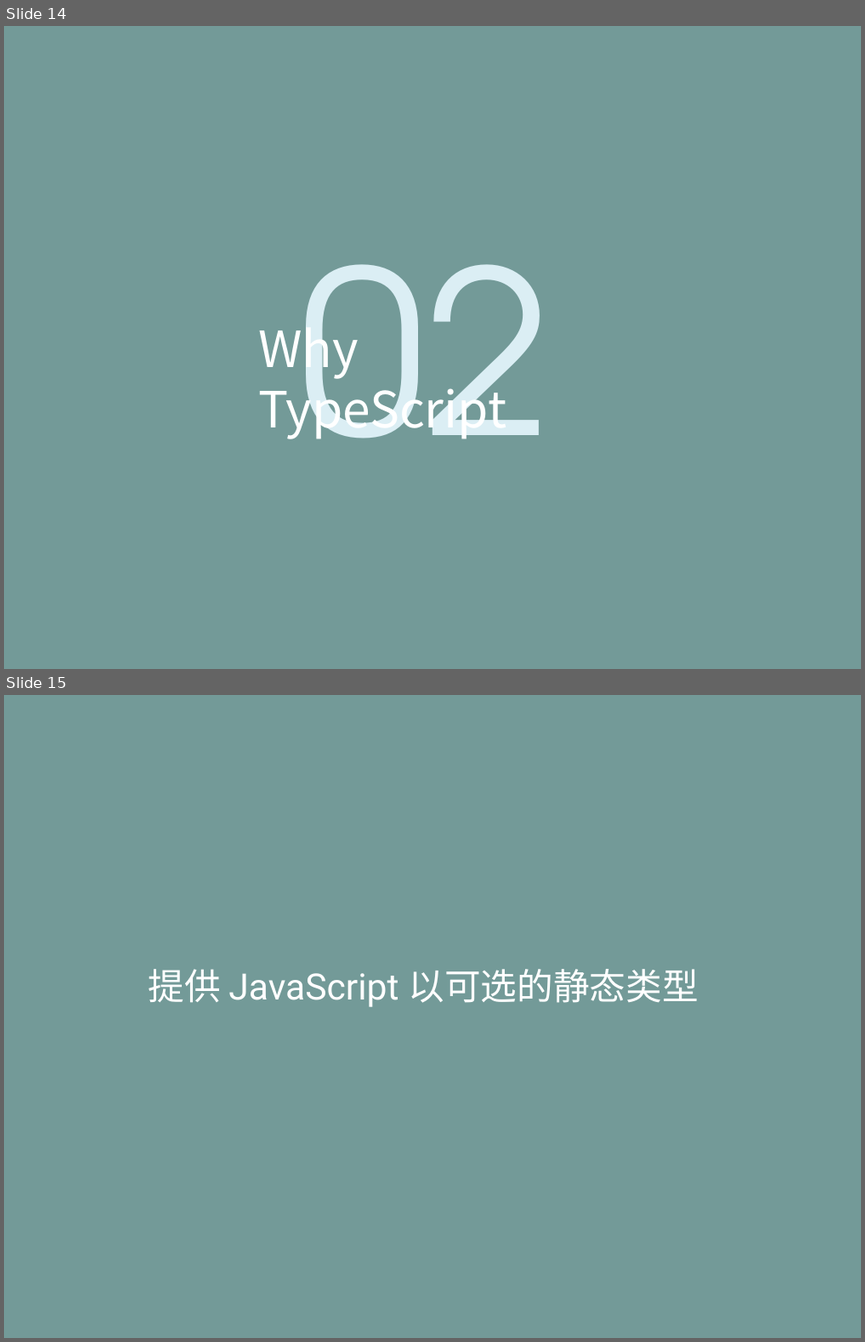
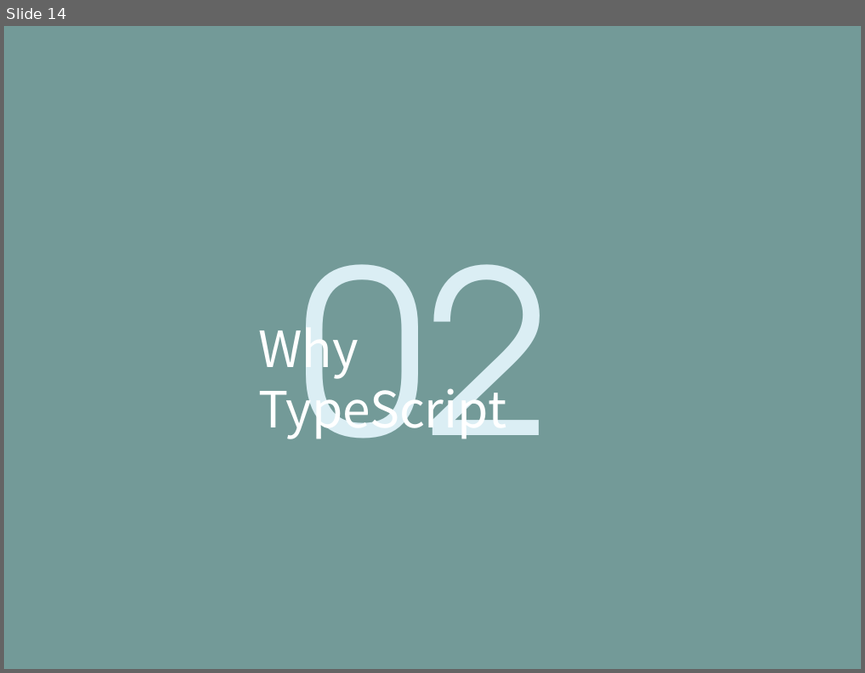
Before and after one commit to life0727/blog, a slide deck: ppt/typescript.pptx. Shown one above the other, each under a label of ours: slides 14 and 15 before the commit, slide 14 after it. The pictures are 865x1342 and 865x673 pixels, drawn with LibreOffice and Linux fonts; fonts in the diff are those of the drawing. Boxes give left, top, right and bottom in pixels: in the first picture for what was removed or moved away, otherwise in the second. Text is boxed around its words. In the diff, an @@ line names an element or a change of style, - is before the commit and + after.

```diff
--- a/ppt/typescript.pptx
+++ b/ppt/typescript.pptx
@@ slide 15 removed at [4,695,861,1338], background #739A98 @@
@@ text removed at [148,969,698,1007] @@
-提供 JavaScript 以可选的静态类型
```
Also in this commit, not shown: 11 slides added, 5 other slides removed, 1 other file.
